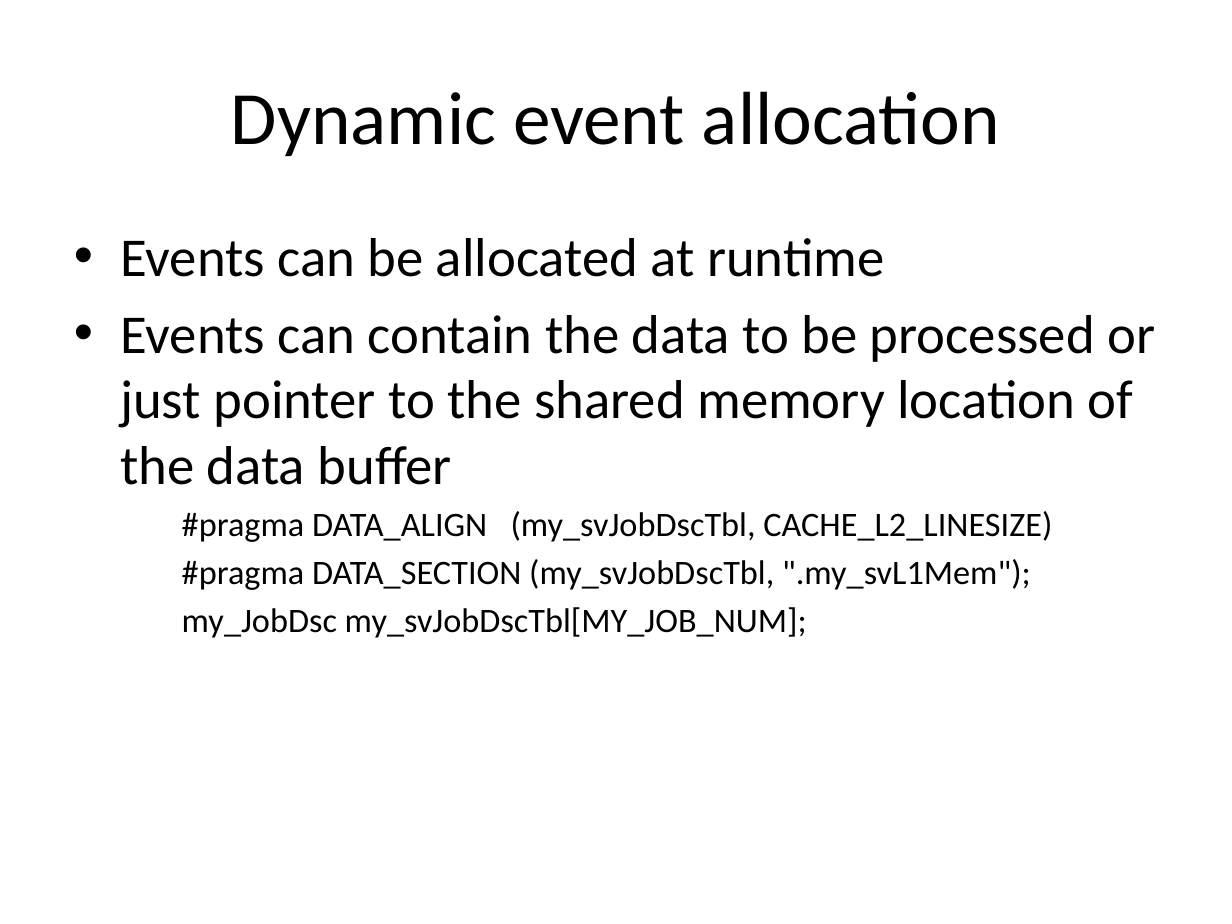
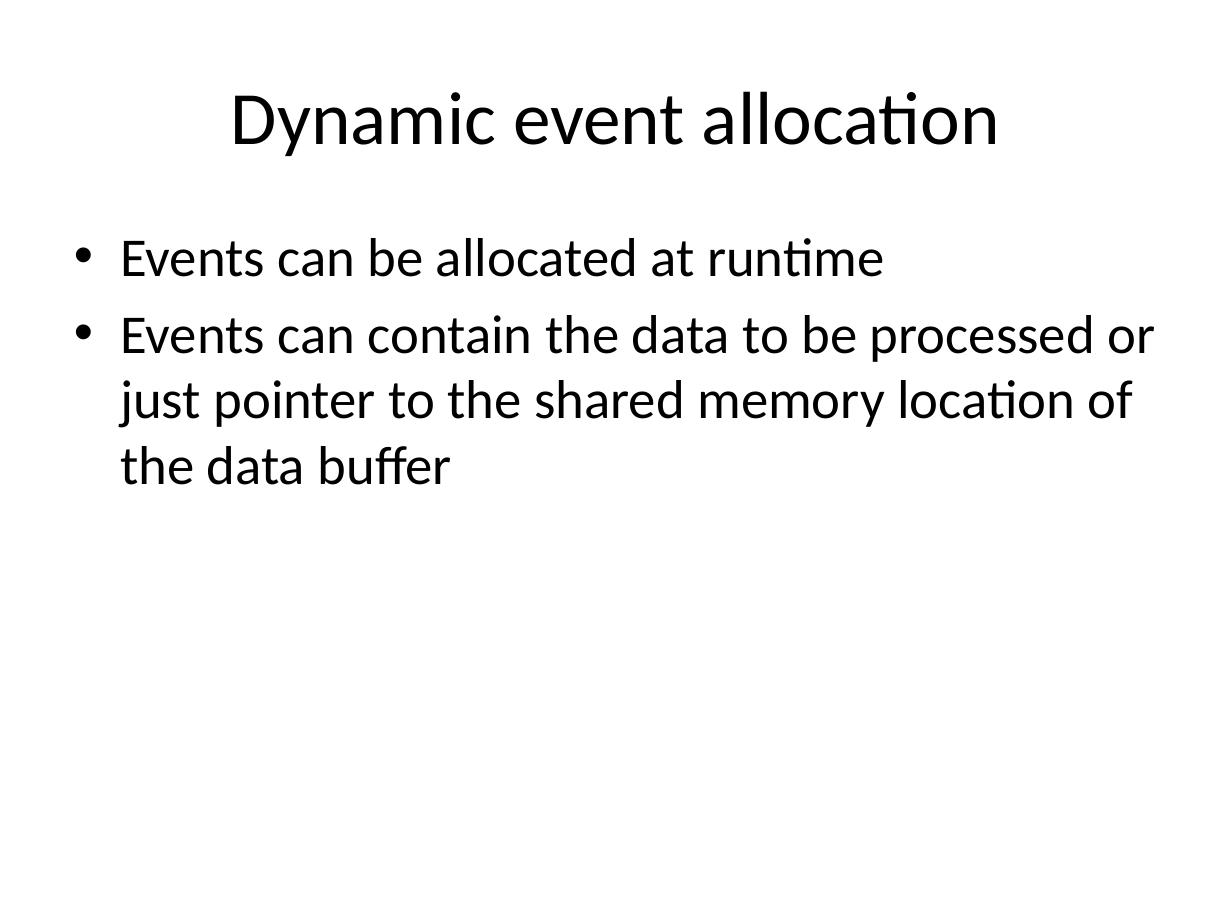
Before and after one commit to vuoristo/masters-thesis, a slide deck: slide 9 of thesis_method.pptx (slide 8 before the commit). Drawn at 1232x924 pixels with LibreOffice and Linux fonts; fonts in the diff are those of the drawing. Boxes give left, top, right and bottom in pixels: in the first picture for what was removed or moved away, otherwise in the second. Text is boxed around its words. In the diff, an @@ line names an element or a change of style, - is before the commit and + after.

Commit message:
adds memory allocation maps from ti.openem.user.guide to thesis_method slides

```diff
--- a/thesis_method.pptx
+++ b/thesis_method.pptx
@@ text at [182, 511, 1052, 638]: paragraphs removed @@
-    #pragma DATA_ALIGN (my_svJobDscTbl, CACHE_L2_LINESIZE)
-    #pragma DATA_SECTION (my_svJobDscTbl, ".my_svL1Mem");
-    my_JobDsc my_svJobDscTbl[MY_JOB_NUM];
```
Also in this commit, not shown: 1 slide added.
